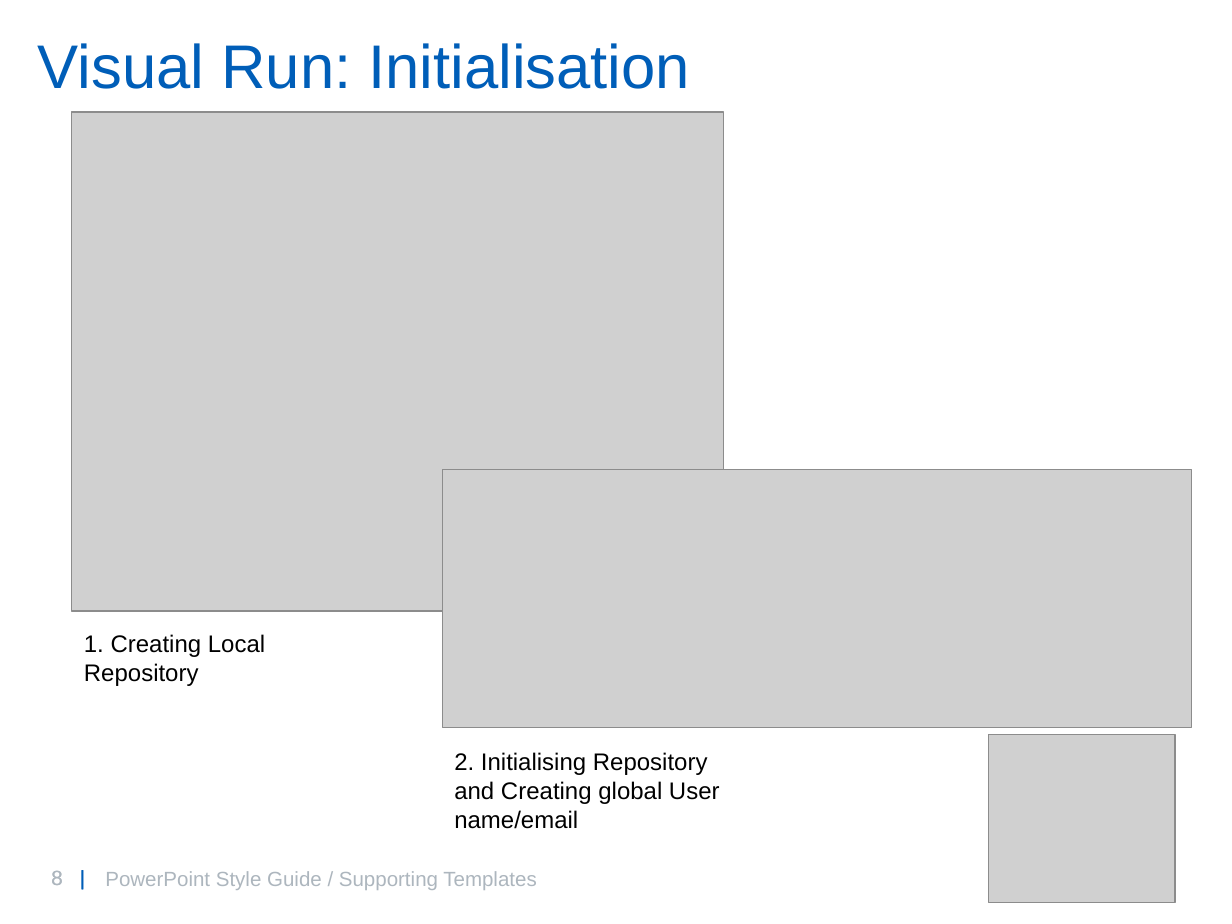
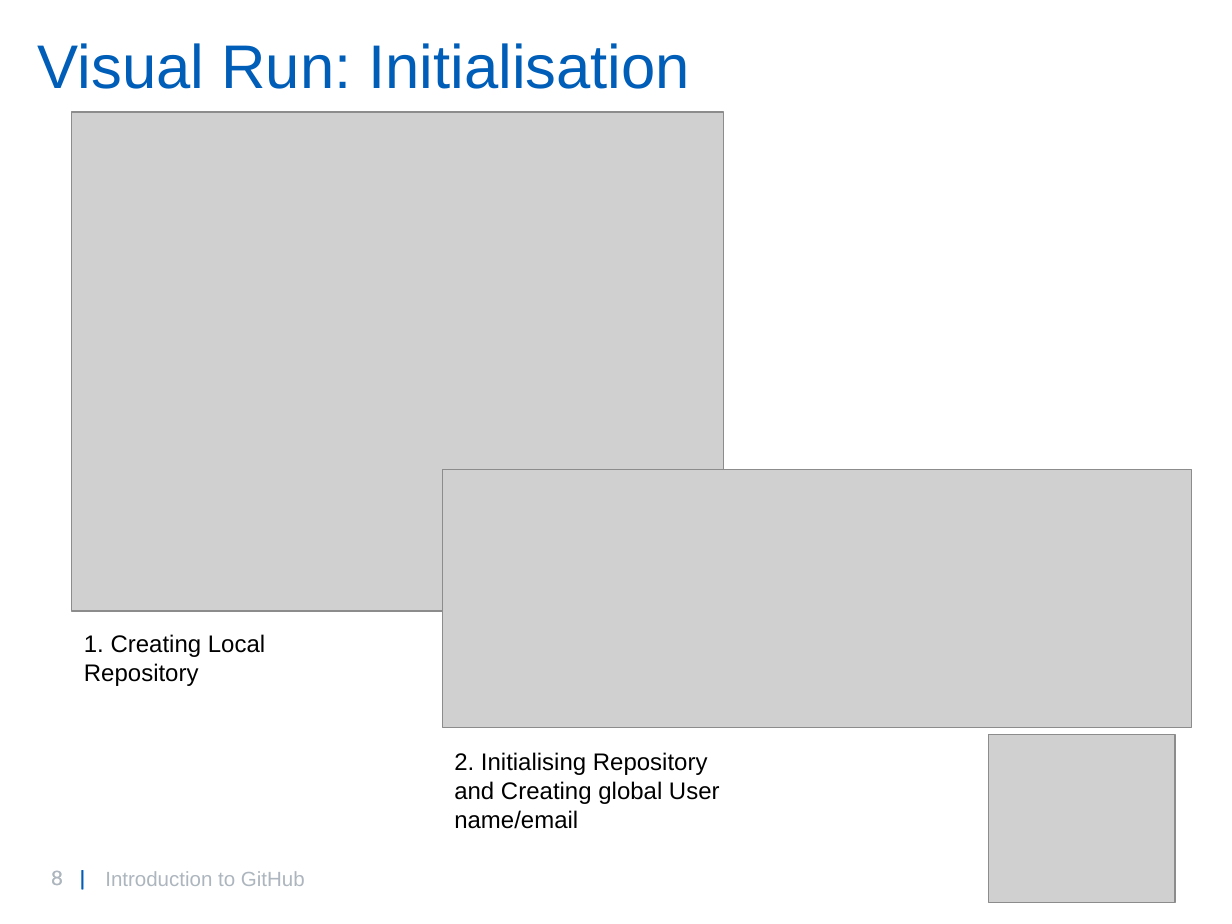
Before and after one commit to willbrooks2/Git_Introduction, a slide deck: slide 8 of GitIntro.pptx. Drawn at 1232x924 pixels with LibreOffice and Linux fonts; fonts in the diff are those of the drawing; grey boxes stand for pictures; background and template pictures are left out. Boxes give left, top, right and bottom in pixels: in the first picture for what was removed or moved away, otherwise in the second. Text is boxed around its words. In the diff, an @@ line names an element or a change of style, - is before the commit and + after.

```diff
--- a/GitIntro.pptx
+++ b/GitIntro.pptx
@@ text at (105,871,305,886): text changed @@
-PowerPoint Style Guide / Supporting Templates
+Introduction to GitHub
```
Also in this commit, not shown: 11 other slides changed.
